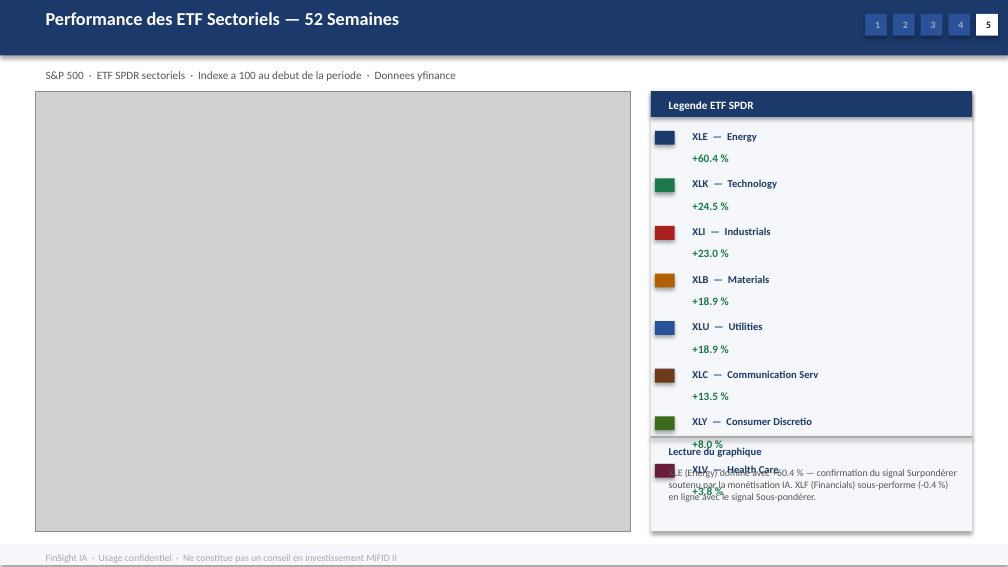
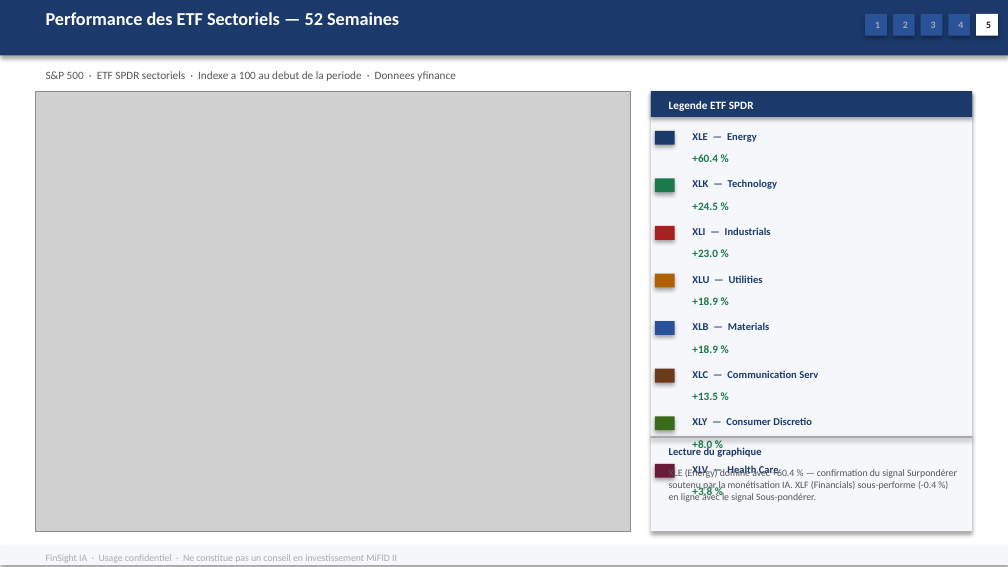
Before and after one commit to baptistejeh07-art/finsight-ia, a slide deck: slide 20 of preview/indice_SP_500/indice_SP_500.pptx. Drawn at 1008x567 pixels with LibreOffice and Linux fonts; fonts in the diff are those of the drawing; grey boxes stand for pictures. Boxes give left, top, right and bottom in pixels: in the first picture for what was removed or moved away, otherwise in the second. Text is boxed around its words. In the diff, an @@ line names an element or a change of style, - is before the commit and + after.

```diff
--- a/preview/indice_SP_500/indice_SP_500.pptx
+++ b/preview/indice_SP_500/indice_SP_500.pptx
@@ text "XLU — Utilities": place and size @@
-text "XLU — Utilities" at [692,322,763,330]
+text "XLU — Utilities" at [692,275,763,283]
@@ text "XLB — Materials": place and size @@
-text "XLB — Materials" at [692,275,770,283]
+text "XLB — Materials" at [692,322,770,330]
```
Also in this commit, not shown: 3 other slides changed, 1 other file.
